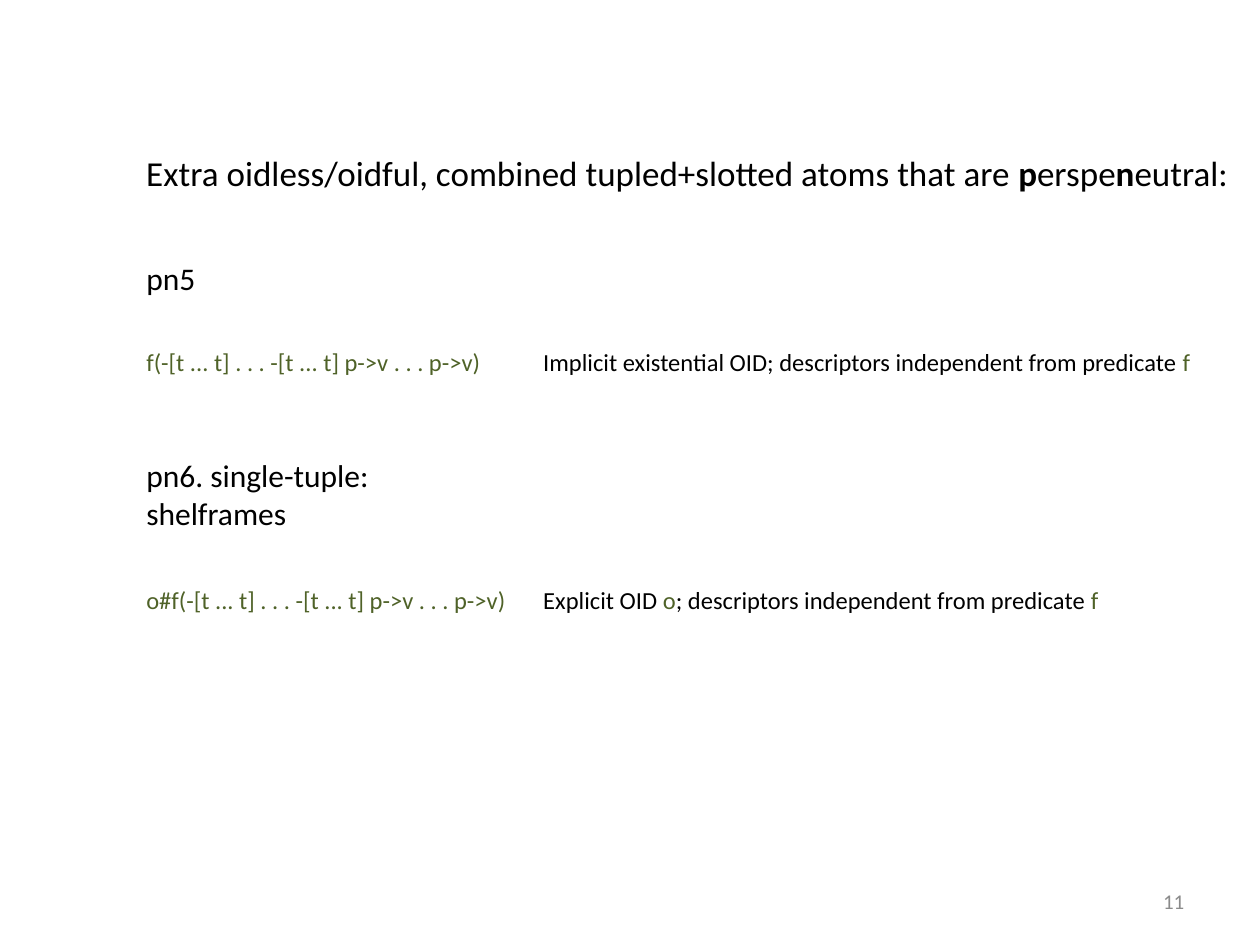
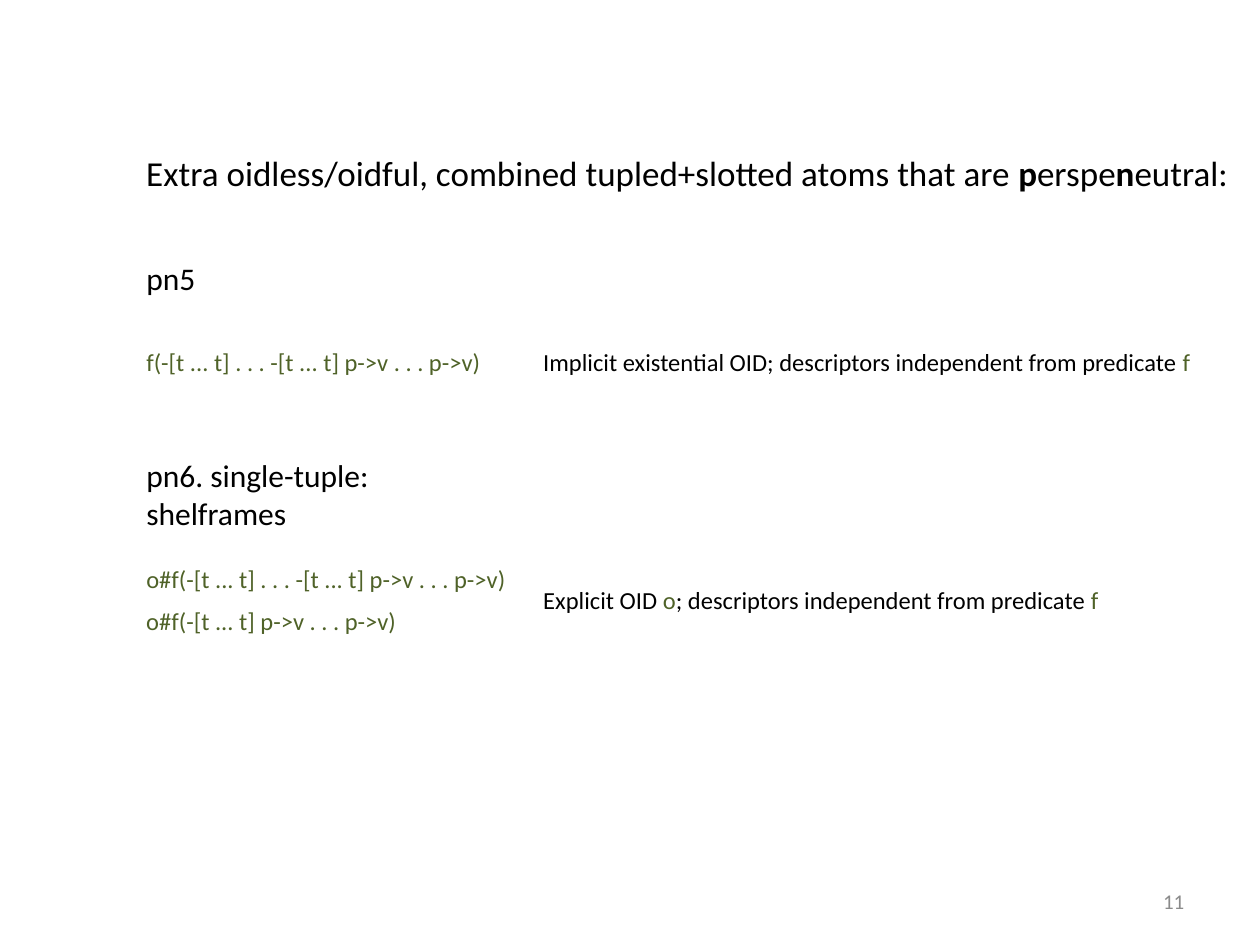
Before and after one commit to RuleML/ruleml-website, a slide deck: slide 11 of talks/PSOAMetamodelGrailogWedding.pptx. Drawn at 1260x945 pixels with LibreOffice and Linux fonts; fonts in the diff are those of the drawing. Boxes give left, top, right and bottom in pixels: in the first picture for what was removed or moved away, otherwise in the second. Text is boxed around its words. In the diff, an @@ line names an element or a change of style, - is before the commit and + after.

```diff
--- a/talks/PSOAMetamodelGrailogWedding.pptx
+++ b/talks/PSOAMetamodelGrailogWedding.pptx
@@ text "o#f(-[t ... t] . . ...": place and size @@
-text "o#f(-[t ... t] . . ..." at (146,591,505,613)
+text "o#f(-[t ... t] . . ..." at (146,570,505,592)
@@ text added at (146,612,396,634), 14 pt, text #4F6228 @@
+o#f(-[t ... t] p->v . . . p->v)
```
Also in this commit, not shown: 5 other slides changed, 1 slide added, 1 other file.
